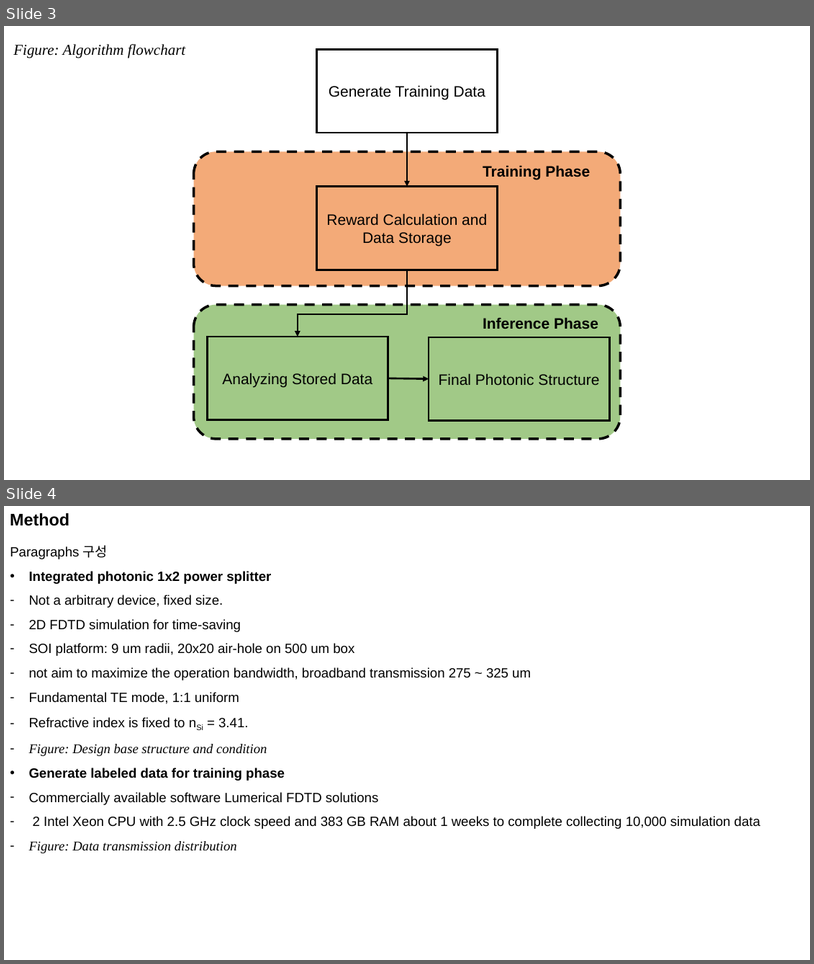
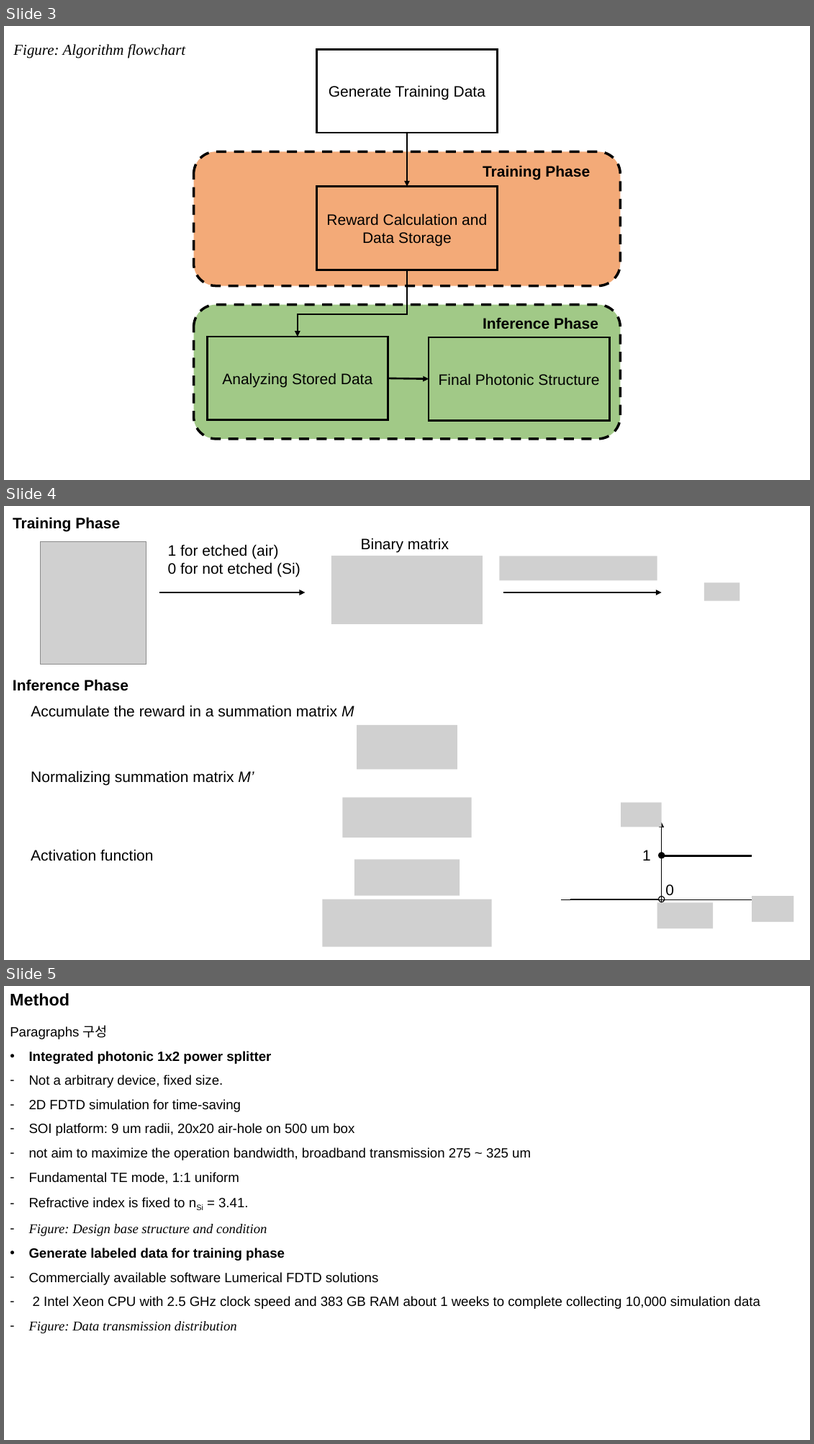
Before and after one commit to jglee96/NBTP_Lab, a slide deck: 개인/석사학위논문/Manuscript Preparation.pptx. Shown one above the other, each under a label of ours: slides 3 and 4 before the commit, slides 3, 4 and 5 after it. The pictures are 814x964 and 814x1444 pixels, drawn with LibreOffice and Linux fonts; fonts in the diff are those of the drawing; grey boxes stand for pictures. Boxes give left, top, right and bottom in pixels: in the first picture for what was removed or moved away, otherwise in the second. Text is boxed around its words. In the diff, an @@ line names an element or a change of style, - is before the commit and + after.

```diff
--- a/개인/석사학위논문/Manuscript Preparation.pptx
+++ b/개인/석사학위논문/Manuscript Preparation.pptx
@@ slide 4 added at <box>4,506,810,960</box>, background #FFFFFF @@
@@ text added at <box>13,517,120,532</box>, 18 pt, text #000000, bold @@
+Training Phase
@@ picture added at <box>40,541,147,664</box> @@
@@ text added at <box>168,544,301,577</box>, 18 pt, text #000000 @@
+1 for etched (air)
+0 for not etched (Si)
@@ text added at <box>361,538,449,552</box>, 18 pt, text #000000 @@
+Binary matrix
@@ picture added at <box>332,556,483,624</box> @@
@@ picture added at <box>500,556,658,580</box> @@
@@ picture added at <box>705,583,741,601</box> @@
@@ arrow added from (160, 592) to (305, 592), #000000 2.25 pt @@
@@ arrow added from (504, 592) to (662, 592), #000000 2.25 pt @@
@@ text added at <box>13,679,129,691</box>, 18 pt, text #000000, bold @@
+Inference Phase
@@ text added at <box>31,705,354,717</box>, 18 pt, text #000000 @@
+Accumulate the reward in a summation matrix M
@@ picture added at <box>357,725,457,769</box> @@
@@ text added at <box>31,770,254,785</box>, 18 pt, text #000000 @@
+Normalizing summation matrix M’
@@ picture added at <box>343,797,471,837</box> @@
@@ text added at <box>31,849,153,861</box>, 18 pt, text #000000 @@
+Activation function
@@ picture added at <box>355,860,460,896</box> @@
@@ group added at <box>561,803,794,928</box>: 3 pictures, 2 arrows, 2 lines, 2 ellipses, 2 texts @@
+0
+1
@@ picture added at <box>322,899,491,947</box> @@
@@ what was slide 4 is now slide 5 @@
```
Also in this commit, not shown: 2 other slides added, 6 other files.
